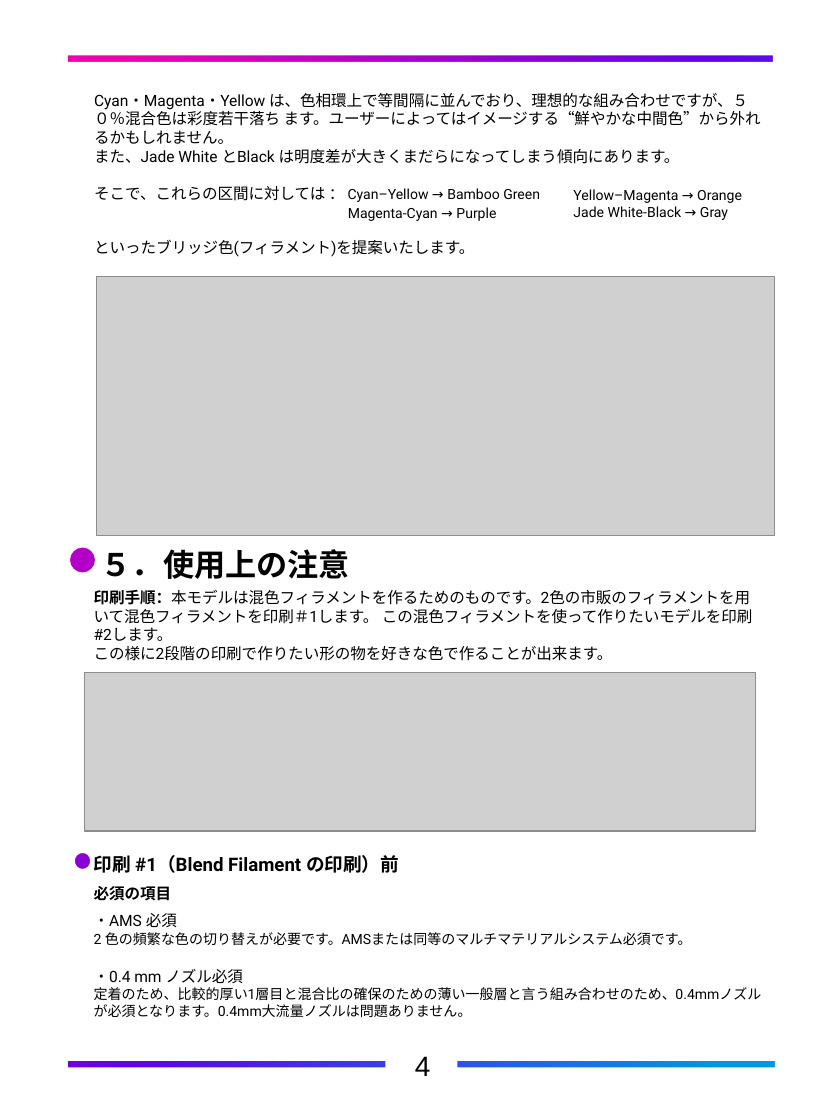
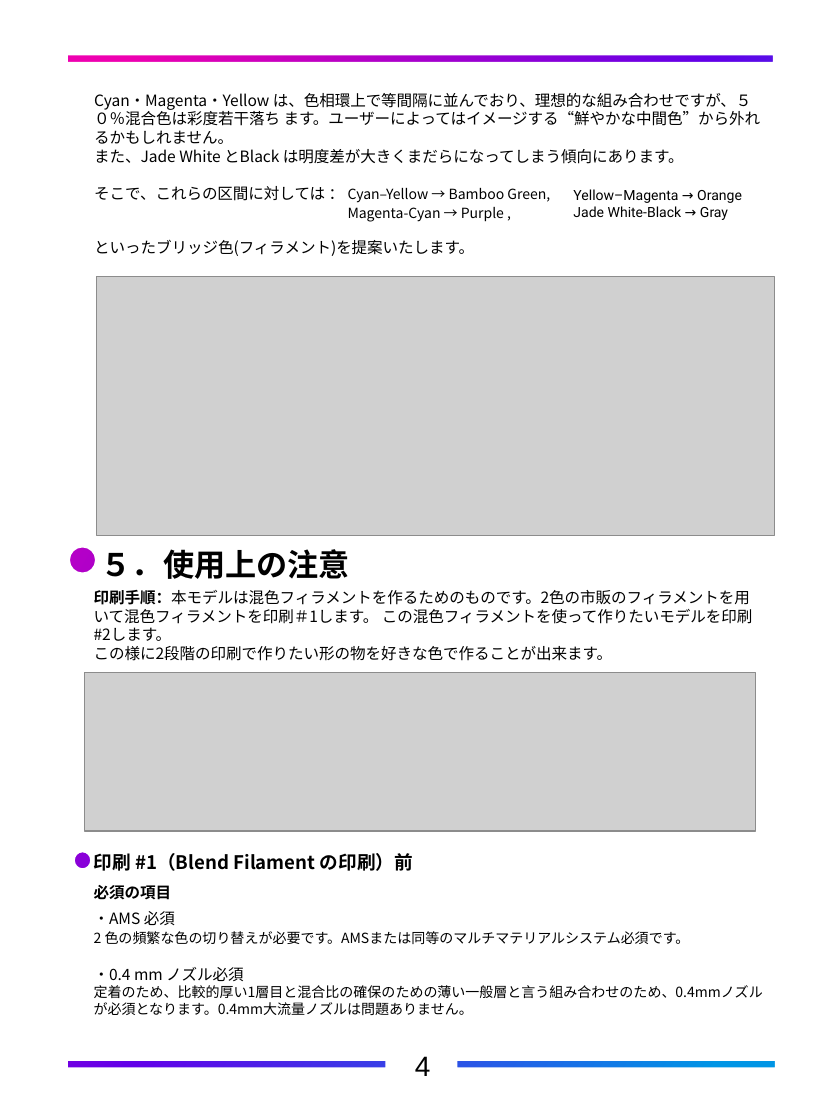
Before and after one commit to FlexChromaHQ/FlexChroma, a slide deck: slide 11 of Documents/Original/FlexChroma_Blend_Filament_JP.pptx. Drawn at 840x1120 pixels with LibreOffice and Linux fonts; fonts in the diff are those of the drawing; grey boxes stand for pictures. Boxes give left, top, right and bottom in pixels: in the first picture for what was removed or moved away, otherwise in the second. Text is boxed around its words. In the diff, an @@ line names an element or a change of style, - is before the commit and + after.

```diff
--- a/Documents/Original/FlexChroma_Blend_Filament_JP.pptx
+++ b/Documents/Original/FlexChroma_Blend_Filament_JP.pptx
@@ freeform shape at [2, 1, 840, 1120]: outline redrawn @@
@@ text at [94, 93, 761, 256]: font Roboto to Noto Sans CJK JP in "Cyan・Magenta・Yellow は、色相環上で等間隔に並んでおり、理想的な組み合わせですが、５０％混合色は彩度若 ...", "また、Jade White とBlack は明度差が大きくまだらになってしまう傾向にあります。", "といったブリッジ色(フィラメント)を提案いたします。" @@
@@ text at [94, 186, 550, 222]: text changed; font Roboto to Noto Sans CJK JP @@
-そこで、これらの区間に対しては ： Cyan–Yellow → Bamboo Green
-Magenta-Cyan → Purple
+そこで、これらの区間に対しては ： Cyan–Yellow → Bamboo Green,
+Magenta-Cyan → Purple ,
@@ text "印刷手順：本モデルは混色フィラメントを作るためのものです。2色の市販のフィラメントを用いて混色フィラメントを印刷＃1しま ..." at [94, 590, 753, 661]: font Roboto to Noto Sans CJK JP @@
@@ text "印刷 #1（Blend Filament の印刷）前" at [94, 853, 763, 1015]: font Roboto to Noto Sans CJK JP @@
```
Also in this commit, not shown: 11 other slides changed, 6 other files.
